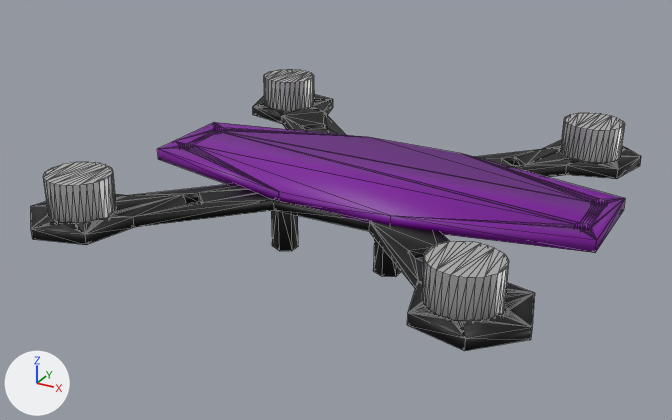
The COLLADA model webots/meshes/collada_files/custom.dae: old version first, new version second.
Rendered twice from a camera (50 mm lens) standing at (0.0681, -0.1304, 0.0679) and looking at (-0.001, -0.0046, 0.005). Lighting does not change. The marker at lower left points along +X, +Y and +Z. Mesh edges are drawn as thin lines. Where no turn or scale is listed for an object, it has been applied to the vertices.

The first picture shows 'Combo Board', 'Cylinder', 'Cylinder.001', 'Cylinder.002', 'Cylinder.003', 'Leg.001', 'Leg.002', 'frame_bottom'.
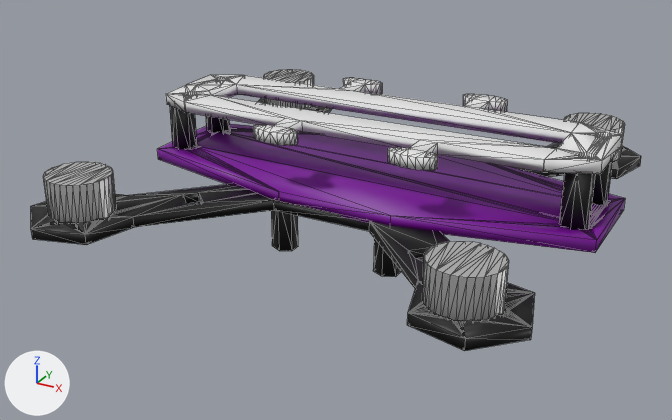
Commit message: modified:   meshes/collada_files/custom.dae

Patch to the scene script:
```diff
--- a/webots/meshes/collada_files/custom.dae.py
+++ b/webots/meshes/collada_files/custom.dae.py
@@ mat_material_010 @@
+mat_material_010 = principled_material('Material.010')
+mat_material_010.base_color = (0.0, 0.0, 0.0)  # black #000000
@@ mat_material_011 @@
+mat_material_011 = principled_material('Material.011')
+mat_material_011.base_color = (0.0, 0.0, 0.0)  # black #000000
@@ mat_material_012 @@
+mat_material_012 = principled_material('Material.012')
+mat_material_012.base_color = (0.0, 0.0, 0.0)  # black #000000
@@ mat_material_013 @@
+mat_material_013 = principled_material('Material.013')
+mat_material_013.base_color = (0.0, 0.0, 0.0)  # black #000000
@@ me_leg_004 @@
+me_leg_004.from_pydata(...)  # a 6-sided cylinder along z spanning x -0.03166..-0.02766, y 0.028..0.032, z 0.0..0.01
+me_leg_004.materials.append(mat_material_010)  # black #000000
@@ me_leg_005 @@
+me_leg_005.from_pydata(...)  # a 6-sided cylinder along z spanning x -0.03166..-0.02766, y 0.028..0.032, z 0.0..0.01
+me_leg_005.materials.append(mat_material_011)  # black #000000
@@ me_leg_006 @@
+me_leg_006.from_pydata(...)  # a 6-sided cylinder along z spanning x -0.03166..-0.02766, y 0.028..0.032, z 0.0..0.01
+me_leg_006.materials.append(mat_material_012)  # black #000000
@@ me_leg_007 @@
+me_leg_007.from_pydata(...)  # a 6-sided cylinder along z spanning x -0.03166..-0.02766, y 0.028..0.032, z 0.0..0.01
+me_leg_007.materials.append(mat_material_013)  # black #000000
@@ me_carbon_fiber_frame_top_longer @@
+me_carbon_fiber_frame_top_longer.from_pydata(...)  # 379 vertices, 778 faces; spans x -0.0345..0.0418, y -0.0124..0.0204, z -0.0005..0.0026
@@ ob_leg_004 @@
+ob_leg_004 = bpy.data.objects.new('Leg.004', me_leg_004)
+ob_leg_004.location = (-0.0025, -0.0242, 0.01)
@@ ob_leg_005 @@
+ob_leg_005 = bpy.data.objects.new('Leg.005', me_leg_005)
+ob_leg_005.location = (-0.0025, -0.0345, 0.01)
@@ ob_leg_006 @@
+ob_leg_006 = bpy.data.objects.new('Leg.006', me_leg_006)
+ob_leg_006.location = (0.0684, -0.0345, 0.01)
@@ ob_leg_007 @@
+ob_leg_007 = bpy.data.objects.new('Leg.007', me_leg_007)
+ob_leg_007.location = (0.0684, -0.0236, 0.01)
@@ ob_carbon_fiber_frame_top_longer @@
+ob_carbon_fiber_frame_top_longer = bpy.data.objects.new('Carbon Fiber Frame Top Longer', me_carbon_fiber_frame_top_longer)
+ob_carbon_fiber_frame_top_longer.location = (0.0, -0.003, 0.0194)
```

Location of each change, [x1, y1, x2, y2] in pixels of the pictures (672 x 420 px):
'Carbon Fiber Frame Top Longer', added: after [166, 75, 623, 174]
'Leg.006', added (black): after [559, 173, 596, 230]
'Leg.005', added (black): after [170, 106, 197, 149]
'Leg.007', added (black): after [592, 158, 613, 205]
'Leg.004', added: after [206, 116, 230, 133]
'Cylinder.003', unchanged, covered by the edit: before [561, 113, 625, 163]; after [564, 113, 625, 161]
'Cylinder', unchanged, covered by the edit: before [264, 69, 314, 111]; after [264, 69, 314, 109]
